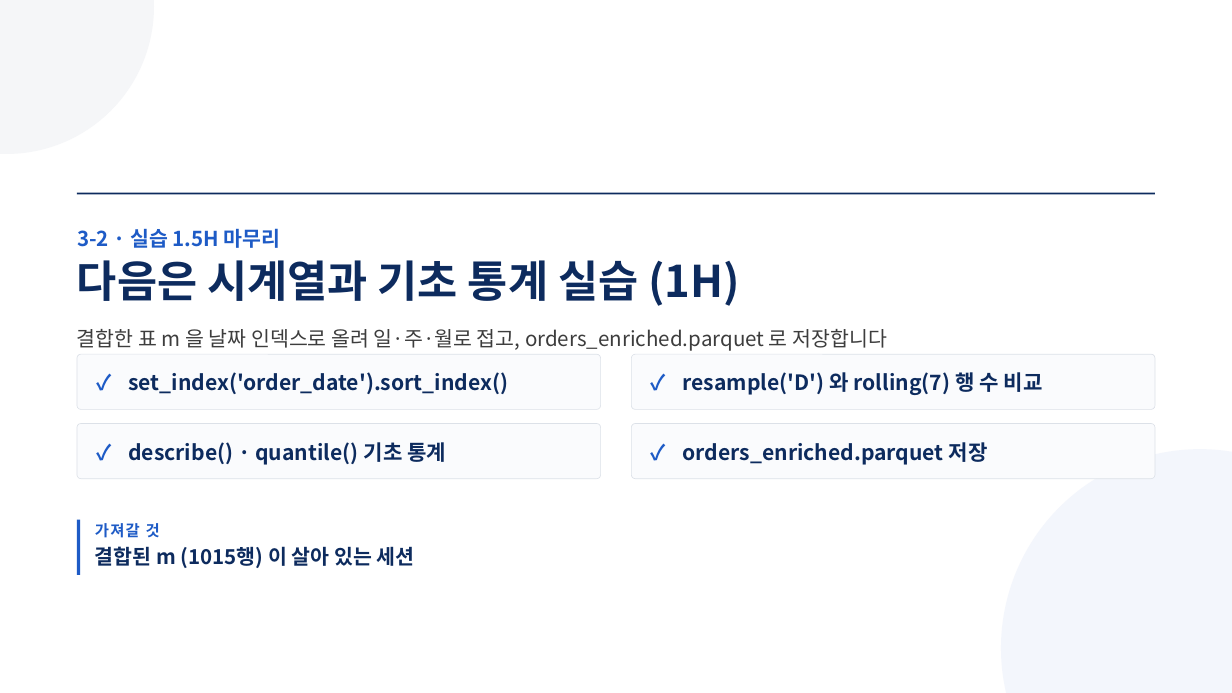
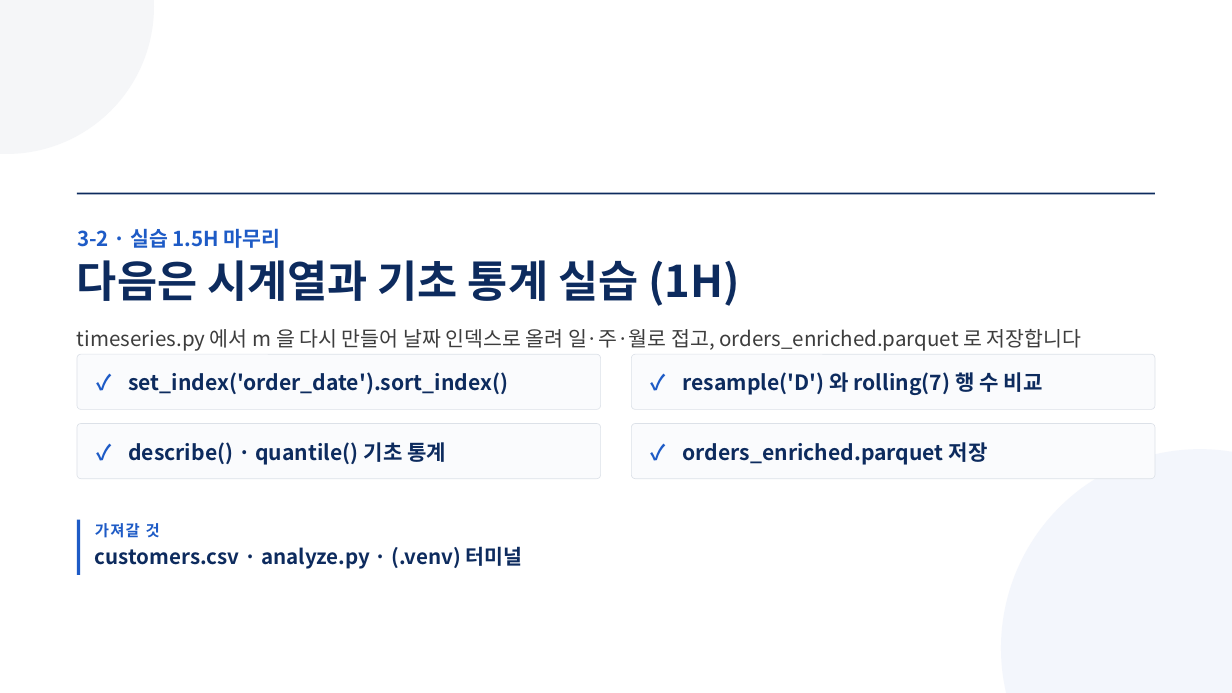
Before and after one commit to aebonlee/materials, a slide deck: slide 11 of data-eng/decks/w3d2s2.pptx. Drawn at 1232x693 pixels with LibreOffice and Linux fonts; fonts in the diff are those of the drawing. Boxes give left, top, right and bottom in pixels: in the first picture for what was removed or moved away, otherwise in the second. Text is boxed around its words. In the diff, an @@ line names an element or a change of style, - is before the commit and + after.

```diff
--- a/data-eng/decks/w3d2s2.pptx
+++ b/data-eng/decks/w3d2s2.pptx
@@ text at [77, 329, 1081, 351]: text changed @@
-결합한 표 m 을 날짜 인덱스로 올려 일·주·월로 접고, orders_enriched.parquet 로 저장합니다
+timeseries.py 에서 m 을 다시 만들어 날짜 인덱스로 올려 일·주·월로 접고, orders_enriched.parquet 로 저장합니다
@@ text at [95, 546, 522, 569]: text changed @@
-결합된 m (1015행) 이 살아 있는 세션
+customers.csv · analyze.py · (.venv) 터미널
```
Also in this commit, not shown: 3 other slides changed, 9 other files.
